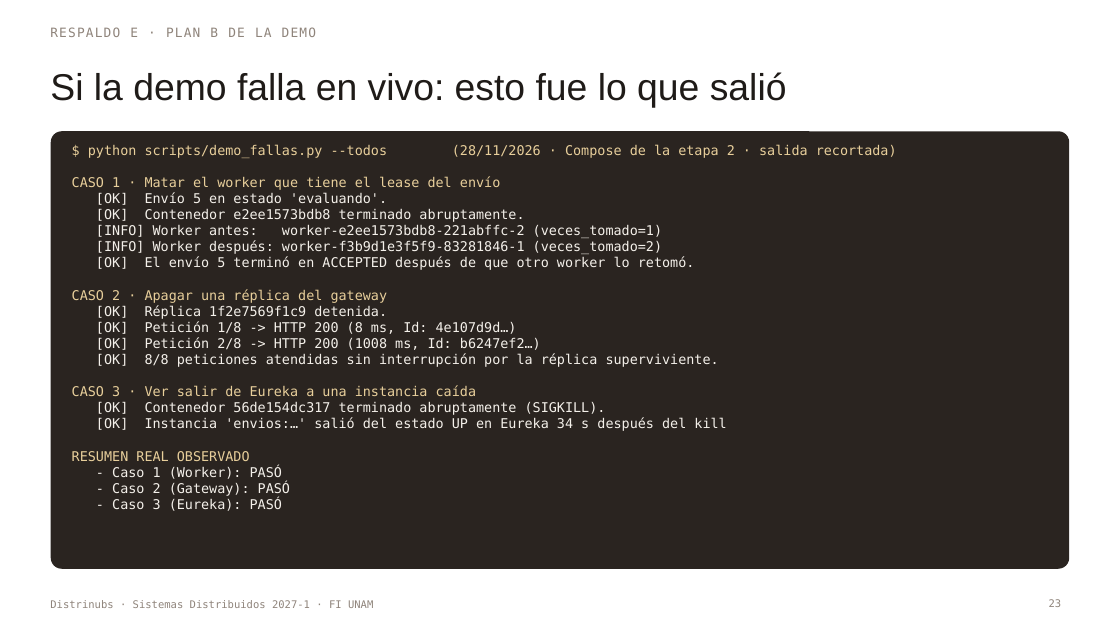
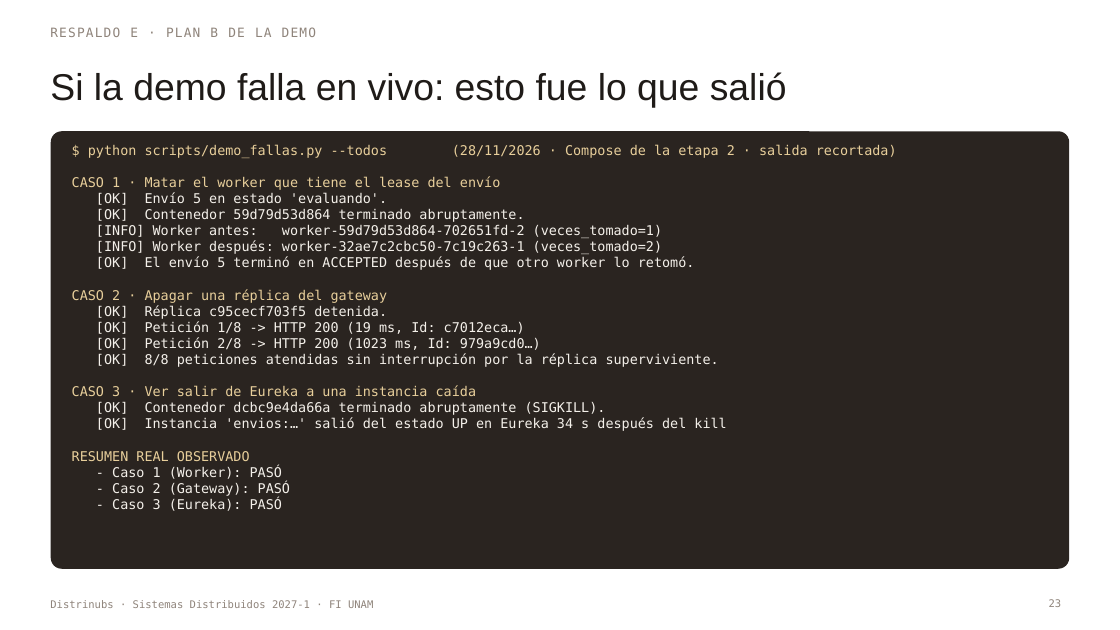
Before and after one commit to Delta2904/sd-2027-1-distrinubs, a slide deck: slide 23 of docs/pitch-distrinubs.pptx. Drawn at 1120x630 pixels with LibreOffice and Linux fonts; fonts in the diff are those of the drawing. Boxes give left, top, right and bottom in pixels: in the first picture for what was removed or moved away, otherwise in the second. Text is boxed around its words. In the diff, an @@ line names an element or a change of style, - is before the commit and + after.

```diff
--- a/docs/pitch-distrinubs.pptx
+++ b/docs/pitch-distrinubs.pptx
@@ text at box(96, 208, 662, 254): text changed @@
-[OK] Contenedor e2ee1573bdb8 terminado abruptamente.
-[INFO] Worker antes: worker-e2ee1573bdb8-221abffc-2 (veces_tomado=1)
-[INFO] Worker después: worker-f3b9d1e3f5f9-83281846-1 (veces_tomado=2)
+[OK] Contenedor 59d79d53d864 terminado abruptamente.
+[INFO] Worker antes: worker-59d79d53d864-702651fd-2 (veces_tomado=1)
+[INFO] Worker después: worker-32ae7c2cbc50-7c19c263-1 (veces_tomado=2)
@@ text at box(96, 305, 541, 350): text changed @@
-[OK] Réplica 1f2e7569f1c9 detenida.
-[OK] Petición 1/8 -> HTTP 200 (8 ms, Id: 4e107d9d…)
-[OK] Petición 2/8 -> HTTP 200 (1008 ms, Id: b6247ef2…)
+[OK] Réplica c95cecf703f5 detenida.
+[OK] Petición 1/8 -> HTTP 200 (19 ms, Id: c7012eca…)
+[OK] Petición 2/8 -> HTTP 200 (1023 ms, Id: 979a9cd0…)
@@ text at box(96, 401, 606, 415): text changed @@
-[OK] Contenedor 56de154dc317 terminado abruptamente (SIGKILL).
+[OK] Contenedor dcbc9e4da66a terminado abruptamente (SIGKILL).
```
Also in this commit, not shown: 2 other slides changed.
